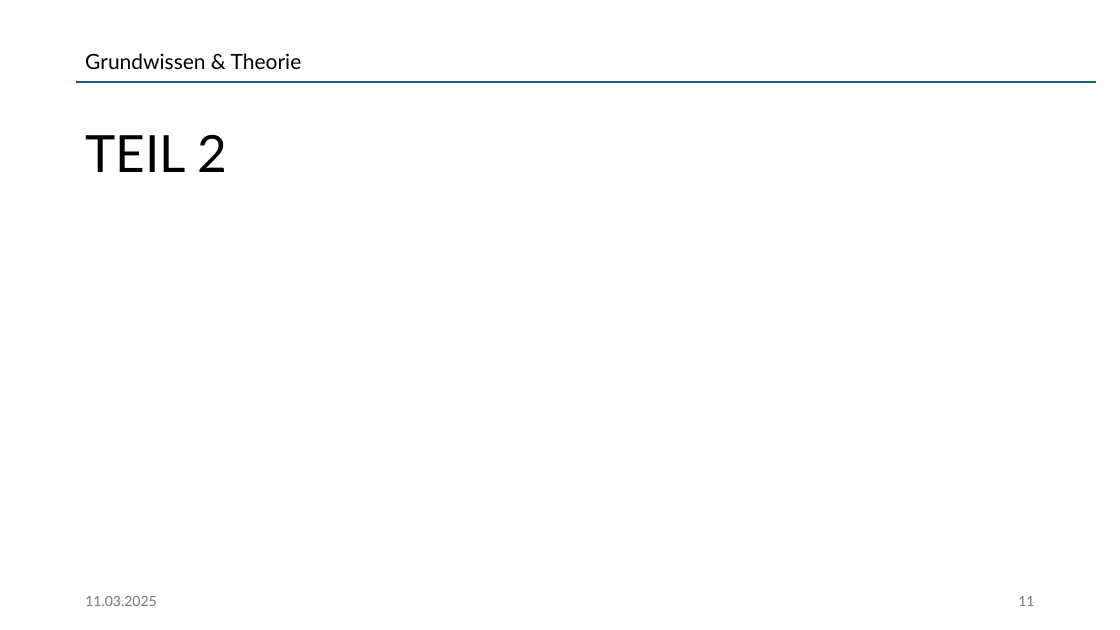
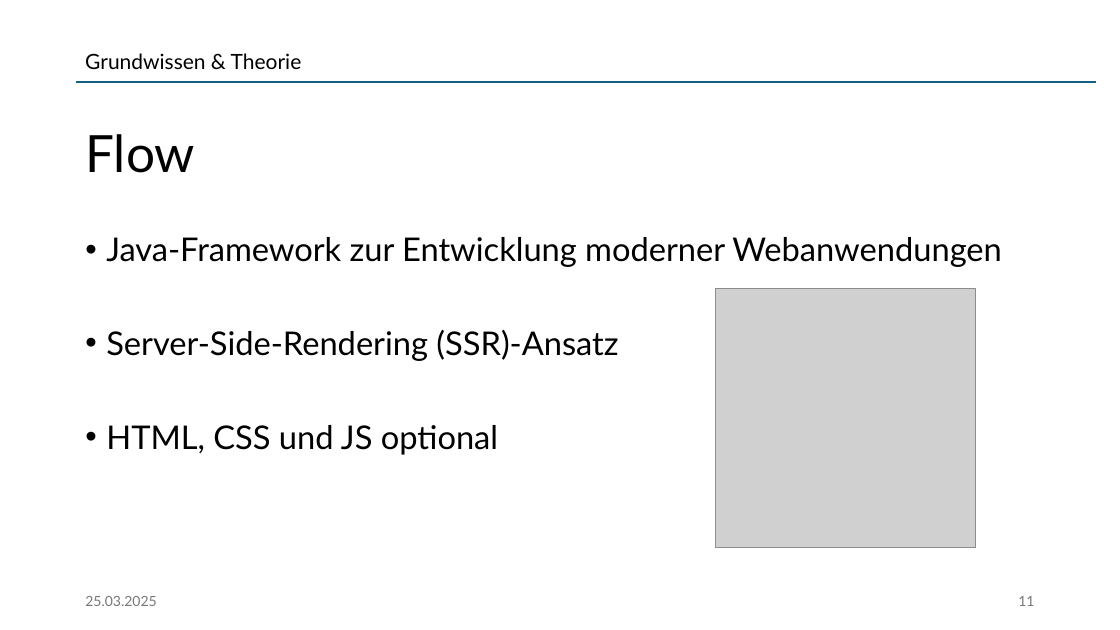
Before and after one commit to jonasaberger/DBI_JavaVaadin, a slide deck: slide 11 of 00_Docs/Projektpraesentation.pptx. Drawn at 1120x630 pixels with LibreOffice and Linux fonts; fonts in the diff are those of the drawing; grey boxes stand for pictures. Boxes give left, top, right and bottom in pixels: in the first picture for what was removed or moved away, otherwise in the second. Text is boxed around its words. In the diff, an @@ line names an element or a change of style, - is before the commit and + after.

```diff
--- a/00_Docs/Projektpraesentation.pptx
+++ b/00_Docs/Projektpraesentation.pptx
@@ title at [85, 134, 195, 173]: text changed @@
-TEIL 2
+Flow
@@ text added at [106, 237, 1001, 455], 28 pt, text #000000 @@
+• Java-Framework zur Entwicklung moderner Webanwendungen
+• Server-Side-Rendering (SSR)-Ansatz
+• HTML, CSS und JS optional
@@ picture added at [716, 288, 975, 548] @@
@@ text at [85, 596, 156, 606]: text changed @@
-11.03.2025
+25.03.2025
```
Also in this commit, not shown: 16 other slides changed, 7 slides added.
